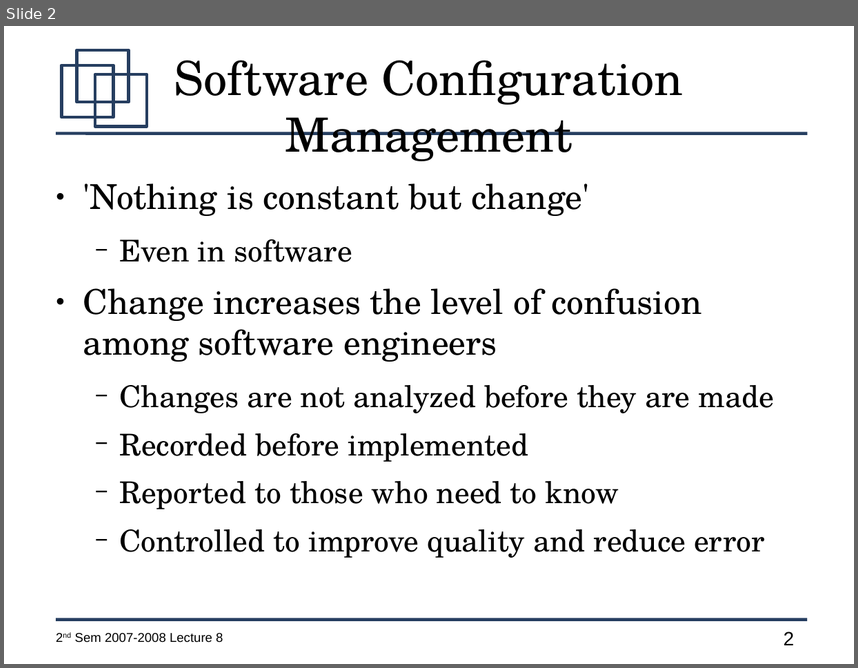
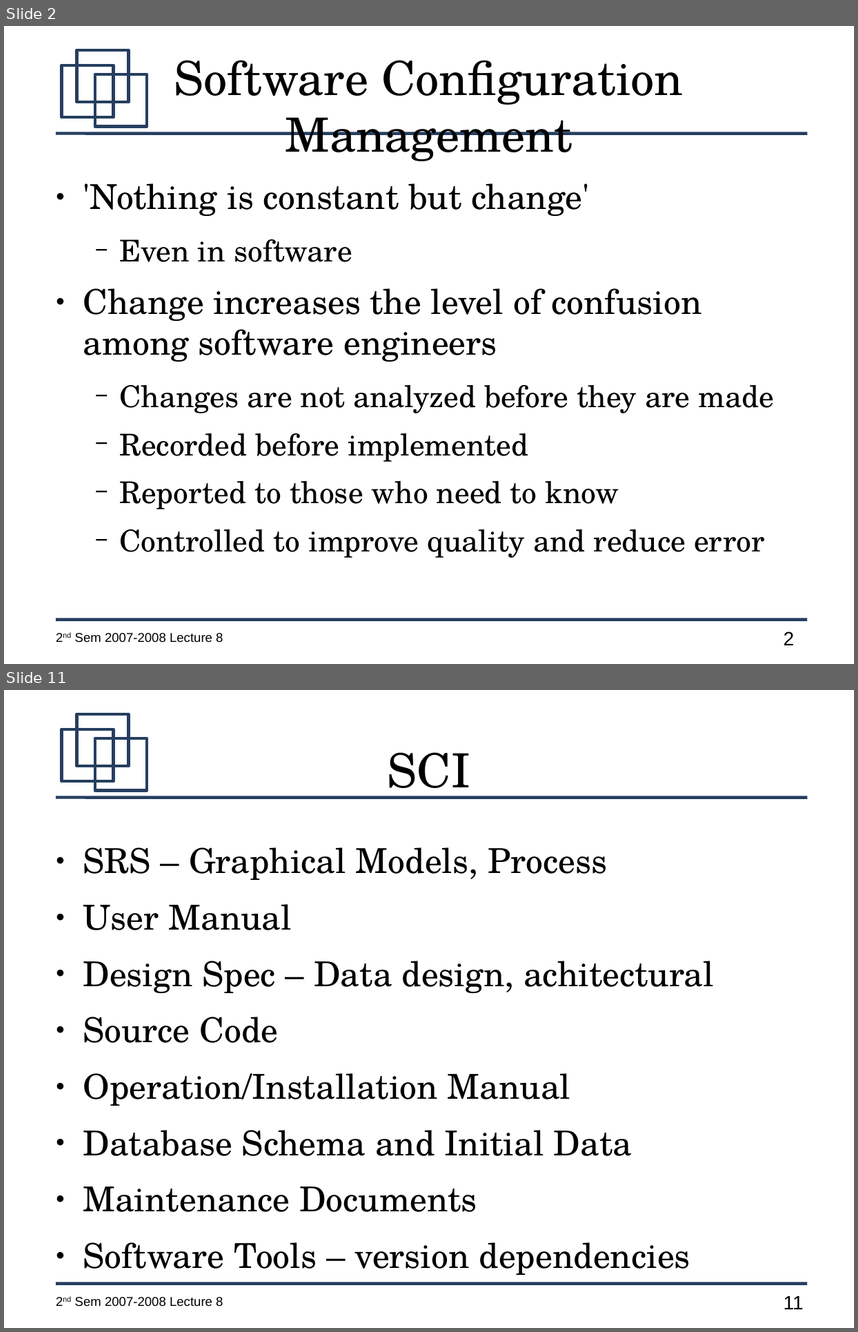
Before and after one commit to jachermocilla/jach-homepage, a slide deck: CMSC128-2nd-Sem-2007-L8.odp. Shown one above the other, each under a label of ours: slide 2 before the commit, slides 2 and 11 after it; the slides between them are not shown. The pictures are 858x668 and 858x1332 pixels, drawn with LibreOffice and Linux fonts; fonts in the diff are those of the drawing. Boxes give left, top, right and bottom in pixels: in the first picture for what was removed or moved away, otherwise in the second. Text is boxed around its words. In the diff, an @@ line names an element or a change of style, - is before the commit and + after.

```diff
--- a/CMSC128-2nd-Sem-2007-L8.odp
+++ b/CMSC128-2nd-Sem-2007-L8.odp
@@ slide 11 added at box(4, 690, 854, 1328), background #FFFFFF; not listed: 7 template elements that a slide beside it also shows @@
@@ title added at box(388, 752, 470, 799), 44 pt, text #000000 @@
+SCI
@@ text added at box(83, 847, 714, 1274), 32 pt, text #000000 @@
+● SRS – Graphical Models, Process
+● User Manual
+● Design Spec – Data design, achitectural
+● Source Code
+● Operation/Installation Manual
+● Database Schema and Initial Data
+● Maintenance Documents
+● Software Tools – version dependencies
```
Also in this commit, not shown: 2 slides changed, 19 other slides added, 1 slide removed.
